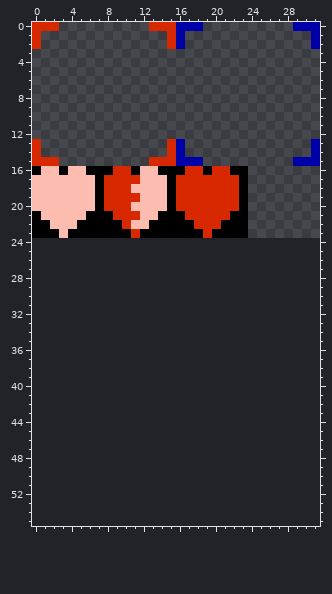
One commit to this pixel-art sprite: Sprint0/Content/Images/guiElements.png. That is the earlier state.
The file is 32x24 pixels. The old version is drawn lined up with the new one, on the new canvas.
New version:
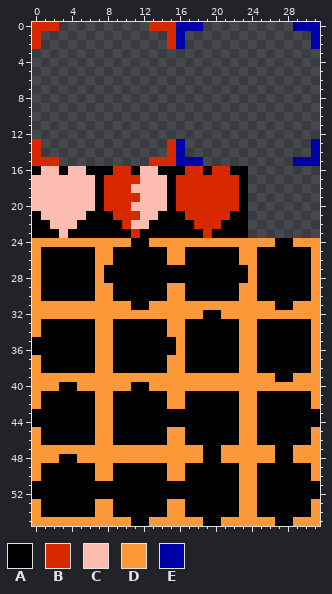
Palette (. is transparent): A #000000  B #d82800  C #fcbcb0  D #fc9838  E #0000a8
Edits made:
canvas 32x24 -> 32x56
The edit adds colour A in row 24 at x 11 to 12 and 27 to 28; in rows 25 to 26 at x 1 to 6, 9 to 14, 17 to 22 and 25 to 30; in rows 27 to 28 at x 1 to 6, 8 to 23 and 25 to 30; in rows 29 to 30 at x 1 to 6, 9 to 14, 17 to 22 and 25 to 30; in row 31 at x 11 to 12 and 27 to 28; in row 32 at x 19 to 20.
The edit adds colour A in rows 33 to 34 at x 1 to 6, 9 to 14, 17 to 22 and 25 to 30; in rows 35 to 36 at x 0 to 6, 9 to 15, 17 to 22 and 25 to 30; in rows 37 to 38 at x 1 to 6, 9 to 14, 17 to 22 and 25 to 30; in row 39 at x 27 to 28; in row 40 at x 3 to 4 and 11 to 12; in rows 41 to 42 at x 1 to 6, 9 to 14, 17 to 22 and 25 to 30.
The edit adds colour A in rows 43 to 44 at x 0 to 6, 9 to 22 and 25 to 31; in rows 45 to 46 at x 1 to 6, 9 to 14, 17 to 22 and 25 to 30; in row 47 at x 19 to 20 and 27 to 28; in row 48 at x 3 to 4, 19 to 20 and 27 to 28; in rows 49 to 50 at x 1 to 6, 9 to 14, 17 to 22 and 25 to 30; in rows 51 to 52 at x 0 to 22 and 25 to 31.
The edit adds colour A in rows 53 to 54 at x 1 to 6, 9 to 14, 17 to 22 and 25 to 30; in row 55 at x 11 to 12, 19 to 20 and 27 to 28.
The edit adds colour D in row 24 at x 0 to 10, 13 to 26 and 29 to 31; in rows 25 to 26 at x 0, 7 to 8, 15 to 16, 23 to 24 and 31; in rows 27 to 28 at x 0, 7, 24 and 31; in rows 29 to 30 at x 0, 7 to 8, 15 to 16, 23 to 24 and 31; in row 31 at x 0 to 10, 13 to 26 and 29 to 31; in row 32 at x 0 to 18 and 21 to 31.
The edit adds colour D in rows 33 to 34 at x 0, 7 to 8, 15 to 16, 23 to 24 and 31; in rows 35 to 36 at x 7 to 8, 16, 23 to 24 and 31; in rows 37 to 38 at x 0, 7 to 8, 15 to 16, 23 to 24 and 31; in row 39 at x 0 to 26 and 29 to 31; in row 40 at x 0 to 2, 5 to 10 and 13 to 31; in rows 41 to 42 at x 0, 7 to 8, 15 to 16, 23 to 24 and 31.
The edit adds colour D in rows 43 to 44 at x 7 to 8 and 23 to 24; in rows 45 to 46 at x 0, 7 to 8, 15 to 16, 23 to 24 and 31; in row 47 at x 0 to 18, 21 to 26 and 29 to 31; in row 48 at x 0 to 2, 5 to 18, 21 to 26 and 29 to 31; in rows 49 to 50 at x 0, 7 to 8, 15 to 16, 23 to 24 and 31; in rows 51 to 52 at x 23 to 24.
The edit adds colour D in rows 53 to 54 at x 0, 7 to 8, 15 to 16, 23 to 24 and 31; in row 55 at x 0 to 10, 13 to 18, 21 to 26 and 29 to 31.
Pixel boxes of the changes (left, top, right, bottom) in both pictures:
added: (32, 238, 320, 526)
